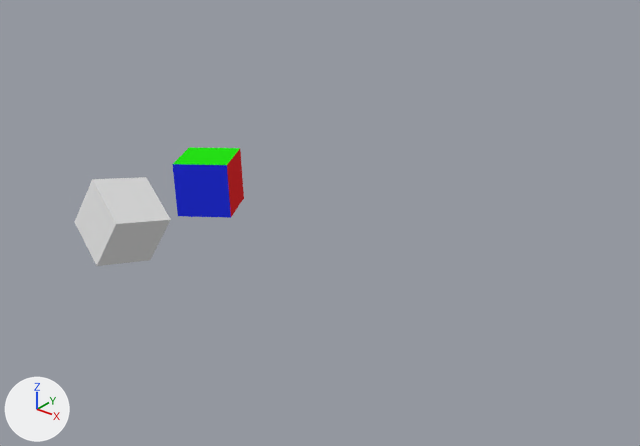
One commit to the Blender file assets/models/cuboPower/cuboPowerblend.blend: the scene before it, then after it.
One viewpoint serves both versions: a 50 mm lens placed at (22.11, -20.56, 14.65), pointed at (7.95, -2.85, 3.68). Arrows for +X, +Y and +Z are at lower left; the lights stay in place.

The scene before the commit, as lines of its bpy script (objects in view):
```python
me_deforme = bpy.data.meshes.new('deforme')
me_deforme.from_pydata([(1.0, 1.0, -1.0), (1.0, -1.0, -1.0), (-1.0, -1.0, -1.0), (-1.0, 1.0, -1.0), (1.0, 1.0, 1.0), (1.0, -1.0, 1.0), (-1.0, -1.0, 1.0), (-1.0, 1.0, 1.0)], [], [(0, 1, 2, 3), (4, 7, 6, 5), (0, 4, 5, 1), (1, 5, 6, 2), (2, 6, 7, 3), (4, 0, 3, 7)])
for i in [2, 4]: me_deforme.polygons[i].material_index = 1
for i in [0, 1]: me_deforme.polygons[i].material_index = 2
me_deforme.materials.append(mat_albedo_red)  # its picture is missing
me_deforme.materials.append(mat_disp_blue)  # its picture is missing
me_deforme.materials.append(mat_norm_green)  # its picture is missing
me_full = bpy.data.meshes.new('full')
me_full.from_pydata(...)  # a box spanning x -1.0..1.0, y -1.0..1.0, z -1.0..1.0
me_full.materials.append(mat_full)  # its picture is missing
ob_cube = bpy.data.objects.new('Cube', me_full)
ob_cube.parent = ob_root
ob_cube.matrix_parent_inverse = Matrix(((0.493, -0.868, 0.0571, 0.355), (0.867, 0.496, 0.046, -0.341), (-0.0683, 0.0268, 0.997, -1.703), (0.0, 0.0, 0.0, 1.0)))
ob_cube.location = (0.366, -3.902, 1.861)
ob_cube.rotation_euler = (1.829, -0.455, 2.831)  # degrees (105, -26, 162)
ob_root = bpy.data.objects.new('root', me_deforme)
ob_root.location = (0.0, 0.52, 1.69)
ob_root.rotation_euler = (0.0461, -0.0571, -1.054)  # degrees (2.6, -3.3, -60)
```
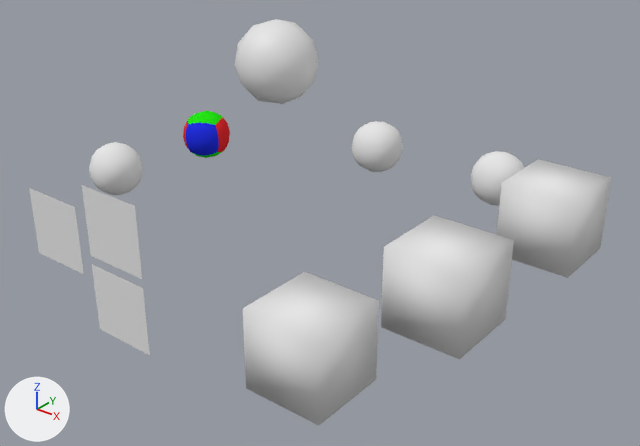
The newer file is also rescaled (x2.68), turned or shifted as a whole; pictures and numbers use the older file's frame.

Where the change shows, as pixel boxes [x1, y1, x2, y2] in the pictures (640 x 446 px):
'Cube.003', added: after [243, 272, 379, 426]
'Cube.002', added: after [381, 215, 514, 360]
'Cube.001', added: after [497, 159, 611, 278]
'Cube', shading changed, reshaped, modifiers changed (44% narrower, 39% shorter): before [74, 177, 171, 266]; after [89, 142, 143, 196]
'root', shading changed, moved, modifiers changed: before [172, 147, 244, 218]; after [183, 111, 230, 158]
'Icosphere', added: after [235, 19, 318, 104]
'Plane', added: after [82, 185, 142, 279]
'Plane.001', added: after [92, 264, 150, 355]
'Plane.002', added: after [29, 188, 84, 274]
'NORMAL_MAPPING', added: after [352, 121, 403, 172]
'NORMAL_MAPPING.001', added: after [471, 151, 524, 206]

Edits to the bpy script that builds the scene:
```text
Change me_deforme:
    where me_deforme.from_pydata(...)  # 8 vertices, 6 faces; spans x -1.0..1.0, y -1.0..1.0, z -1.0..1.0
    used by ob_root; location = (0.0, 0.52, 1.69); rotation_euler = (0.0461, -0.0571, -1.054), in degrees (2.6, -3.3, -60)
    me_deforme part 1: all faces are now shaded smooth (6 of 6 changed)
Change me_full:
    where me_full.from_pydata(...)  # 8 vertices, 6 faces; spans x -1.0..1.0, y -1.0..1.0, z -1.0..1.0
    used by ob_cube; parent = ob_root; location = (0.366, -3.902, 1.861); rotation_euler = (1.829, -0.455, 2.831), in degrees (105, -26, 162)
    me_full part 2: all faces are now shaded smooth (6 of 6 changed)
Add me_plane:
    me_plane.from_pydata([(-1.0, -1.0, 0.0), (1.0, -1.0, 0.0), (-1.0, 1.0, 0.0), (1.0, 1.0, 0.0)], [], [(0, 1, 3, 2)])
    me_plane.polygons.foreach_set('use_smooth', [True] * 1)
    me_plane.materials.append(mat_planar_shadow)  # white #e7e7e7
Add me_plane_001:
    me_plane_001.from_pydata([(-1.0, -1.0, 0.0), (1.0, -1.0, 0.0), (-1.0, 1.0, 0.0), (1.0, 1.0, 0.0)], [], [(0, 1, 3, 2)])
    me_plane_001.polygons.foreach_set('use_smooth', [True] * 1)
    me_plane_001.materials.append(mat_planar_shadow)  # white #e7e7e7
Change ob_root:
    ob_root.location: (0.0, 0.52, 1.69) -> (0.0, 0.52, 3.56)
    add _m = ob_root.modifiers.new('Subsurf', 'SUBSURF')
Change ob_cube:
    add _m = ob_cube.modifiers.new('Subsurf', 'SUBSURF')
Add ob_normal_mapping:
    ob_normal_mapping = bpy.data.objects.new('NORMAL_MAPPING', me_normal_mapping)  # a box spanning x -1.0..1.0, y -1.0..1.0, z -1.0..1.0; in mat_parallax_mapping (its picture is missing); modifiers SUBSURF
    ob_normal_mapping.location = (6.32, 2.23, 4.08)
Add ob_normal_mapping_001:
    ob_normal_mapping_001 = bpy.data.objects.new('NORMAL_MAPPING.001', me_normal_mapping.copy())  # modifiers SUBSURF
    ob_normal_mapping_001.location = (10.54, 2.76, 3.88)
Add ob_cube_001:
    ob_cube_001 = bpy.data.objects.new('Cube.001', me_cube)  # a box spanning x -1.0..1.0, y -1.0..1.0, z -1.0..1.0; in mat_refract (white #e7e7e7)
    ob_cube_001.location = (13.97, -0.93, 4.96)
Add ob_cube_002:
    ob_cube_002 = bpy.data.objects.new('Cube.002', me_cube.copy())
    ob_cube_002.location = (13.73, -5.68, 5.01)
Add ob_plane:
    ob_plane = bpy.data.objects.new('Plane', me_plane)
    ob_plane.location = (5.74, -8.36, 4.85)
    ob_plane.rotation_euler = (1.571, 0.0, 0.0)  # degrees (90, 0, 0)
Add ob_plane_001:
    ob_plane_001 = bpy.data.objects.new('Plane.001', me_plane_001)
    ob_plane_001.location = (5.74, -8.36, 2.6)
    ob_plane_001.rotation_euler = (1.571, 0.0, 0.0)  # degrees (90, 0, 0)
Add ob_plane_002:
    ob_plane_002 = bpy.data.objects.new('Plane.002', me_plane.copy())
    ob_plane_002.location = (3.07, -8.18, 3.98)
    ob_plane_002.rotation_euler = (1.571, 0.0, 0.0)  # degrees (90, 0, 0)
Add ob_cube_003:
    ob_cube_003 = bpy.data.objects.new('Cube.003', me_cube_002)  # a box spanning x -1.0..1.0, y -1.0..1.0, z -1.0..1.0; in mat_reflect (white #e7e7e7)
    ob_cube_003.location = (12.1, -8.34, 4.14)
Add ob_icosphere:
    ob_icosphere = bpy.data.objects.new('Icosphere', me_icosphere)  # an icosphere of 80 faces spanning x -0.95..0.95, y -1.0..1.0, z -1.0..1.0
    ob_icosphere.location = (8.66, -5.36, 9.01)
```
